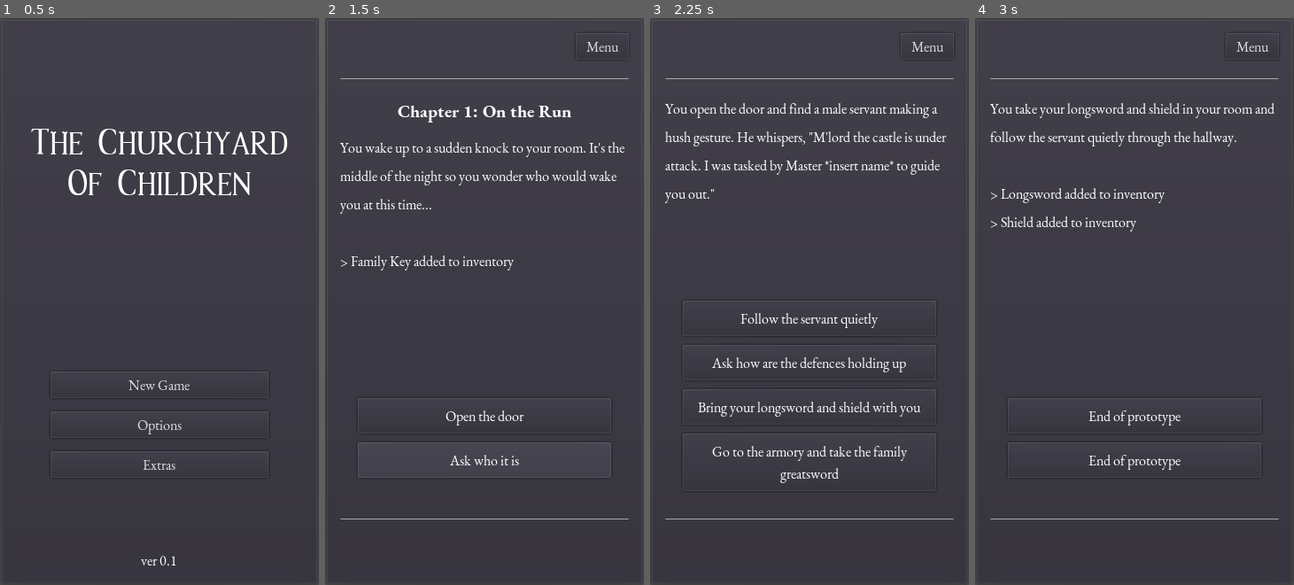
Above: before the commit, frames 1-4 (left to right).
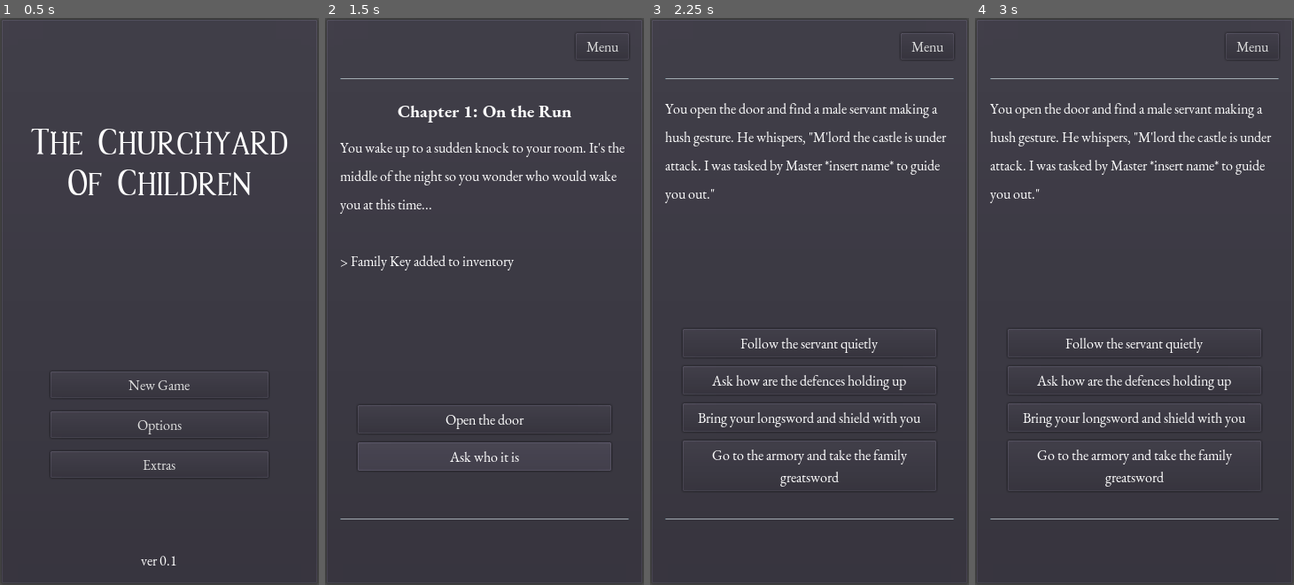
Above: after the commit, the same moments.

Repository: philipuriarte/A-Churchyard-of-Orphans
Game: Godot game, scene res://scenes/main.tscn
Same seed, same stepped clock (60 frames per second), same inputs: the game is played once before the commit and once after it.
Inputs (mouse positions are in pixels of both pictures, inside the frame that each line leads up to):
- Up to frame 1 (0.5 s): no input
- Up to frame 2 (1.5 s): click "New Game" at 0.5 s; click (484, 437) at 1.25 s
- Up to frame 3 (2.25 s): click (809, 414) at 2.02 s
- Up to frame 4 (3 s): click (1134, 318) at 2.77 s

Frame 1 is identical in both runs. In frame 2, 0.8% of the frame differs, in the area x 10-90%, y 67-82%; in frame 3, 3.9%; in frame 4, 5.2%, in the area x 4-94%, y 15-83%.

Commit message:
Fix excess choice_button margin spacing

Diff:
--- a/scenes/game_screen/choice_button.tscn
+++ b/scenes/game_screen/choice_button.tscn
@@ -19,25 +19,25 @@
 
 [node name="ChoiceButton" type="Button" parent="."]
 margin_right = 280.0
-margin_bottom = 32.0
+margin_bottom = 30.0
 focus_mode = 0
 enabled_focus_mode = 0
 
 [node name="ButtonMargin" type="MarginContainer" parent="."]
 margin_right = 280.0
-margin_bottom = 32.0
+margin_bottom = 30.0
 mouse_filter = 2
 custom_constants/margin_right = 15
-custom_constants/margin_top = 9
+custom_constants/margin_top = 5
 custom_constants/margin_left = 15
-custom_constants/margin_bottom = 9
+custom_constants/margin_bottom = 5
 
 [node name="ChoiceText" type="Label" parent="ButtonMargin"]
 unique_name_in_owner = true
 margin_left = 15.0
-margin_top = 9.0
+margin_top = 8.0
 margin_right = 265.0
-margin_bottom = 23.0
+margin_bottom = 22.0
 text = "Choice Text"
 align = 1
 valign = 1
